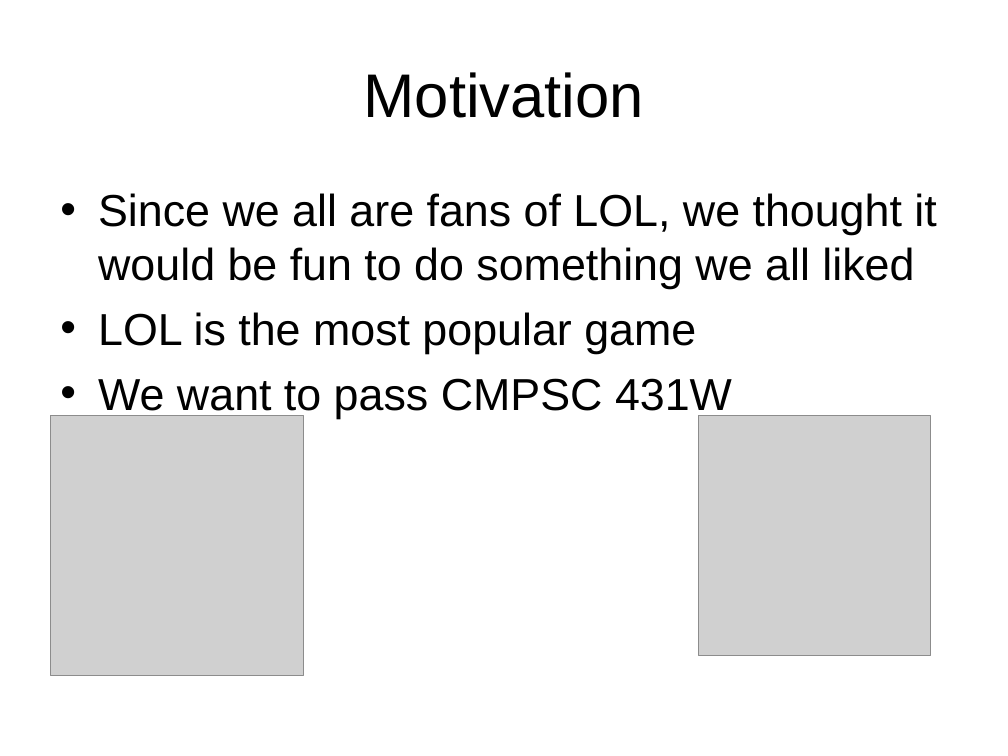
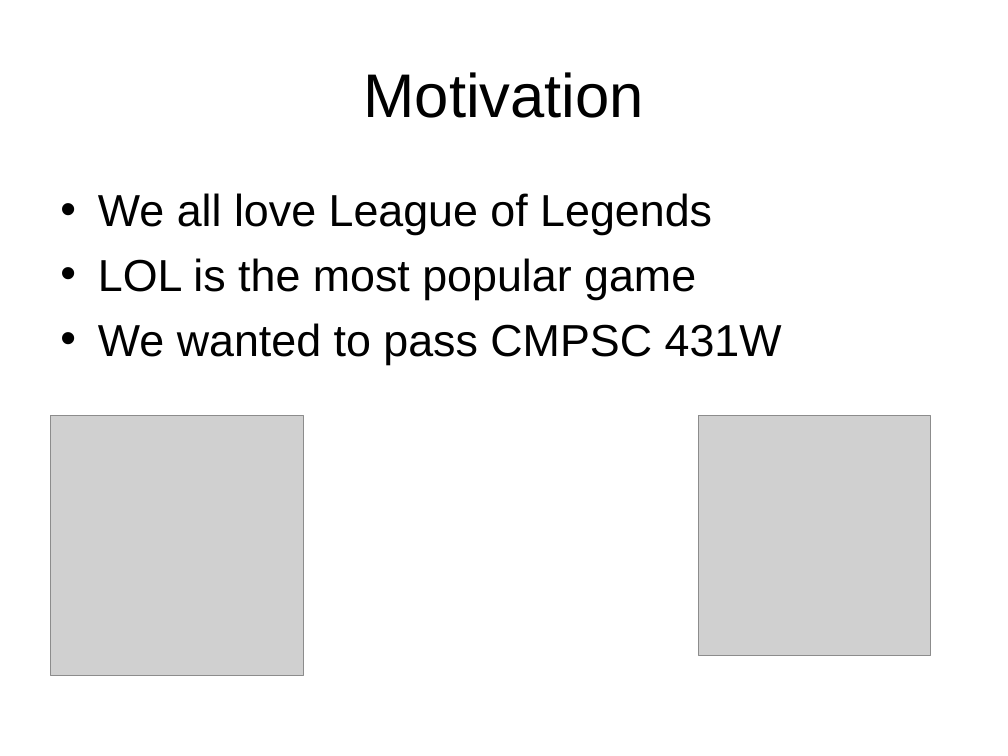
Before and after one commit to yvw5231/project, a slide deck: slide 2 of The League of Lengends Store.ppt. Drawn at 1008x756 pixels with LibreOffice and Linux fonts; fonts in the diff are those of the drawing; grey boxes stand for pictures. Boxes give left, top, right and bottom in pixels: in the first picture for what was removed or moved away, otherwise in the second. Text is boxed around its words. In the diff, an @@ line names an element or a change of style, - is before the commit and + after.

```diff
--- a/The League of Lengends Store.ppt
+++ b/The League of Lengends Store.ppt
@@ text at bbox=[98, 193, 712, 235]: text changed @@
-• Since we all are fans of LOL, we thought it would be fun to do something we all liked
+• We all love League of Legends
@@ text at bbox=[98, 258, 696, 300]: indent changed @@
@@ text at bbox=[98, 323, 782, 365]: text changed @@
-• We want to pass CMPSC 431W
+• We wanted to pass CMPSC 431W
```
Also in this commit, not shown: 3 other slides changed.
